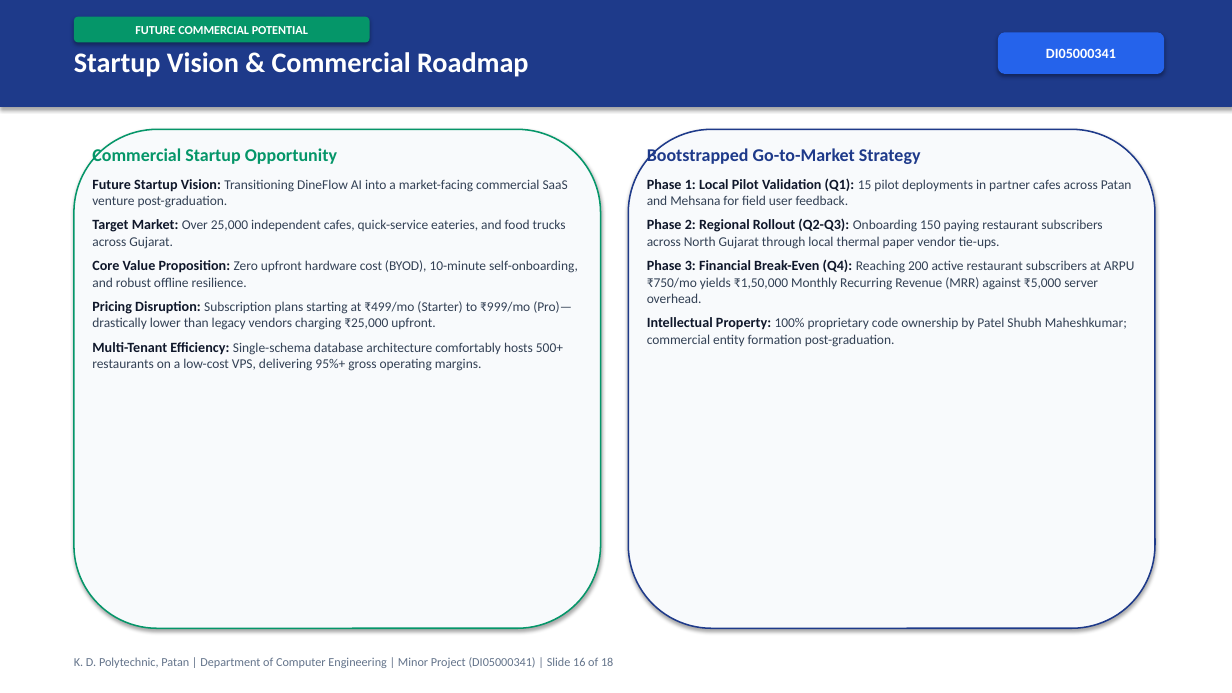
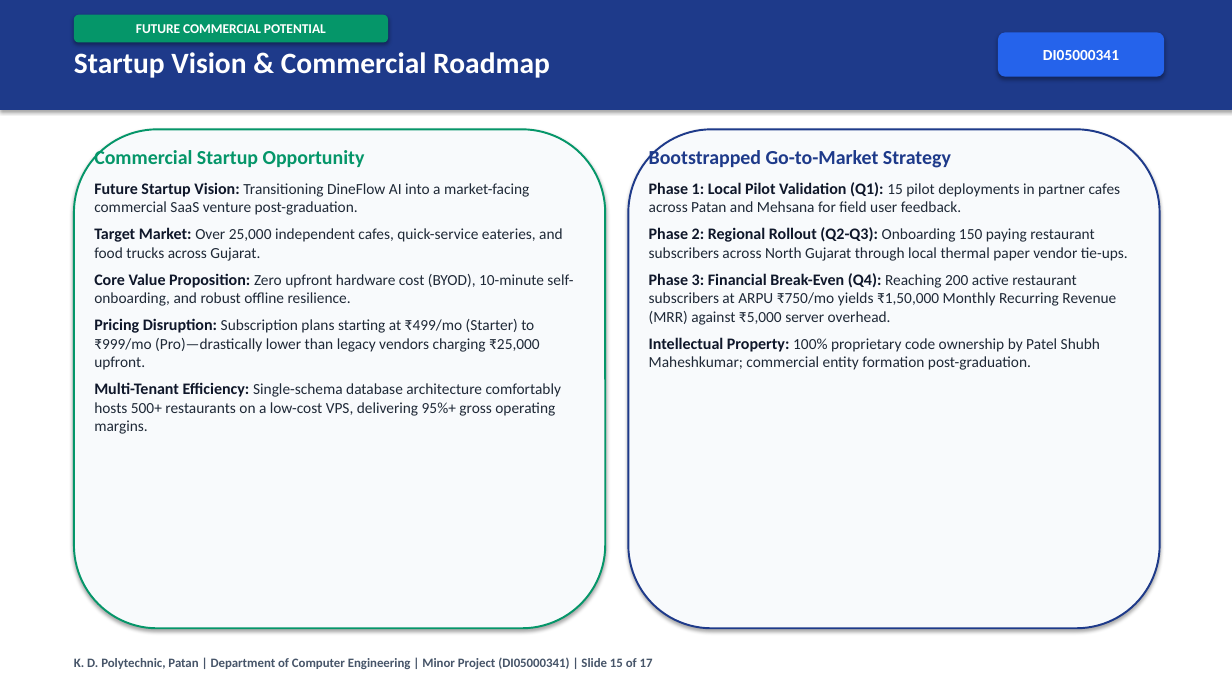
Before and after one commit to Shubh-Patel-07/DineFlow-AI, a slide deck: slide 15 of docs/DineFlow_AI_GTU_Minor_Project_Presentation.pptx (slide 16 before the commit). Drawn at 1232x693 pixels with LibreOffice and Linux fonts; fonts in the diff are those of the drawing. Boxes give left, top, right and bottom in pixels: in the first picture for what was removed or moved away, otherwise in the second. Text is boxed around its words. In the diff, an @@ line names an element or a change of style, - is before the commit and + after.

```diff
--- a/docs/DineFlow_AI_GTU_Minor_Project_Presentation.pptx
+++ b/docs/DineFlow_AI_GTU_Minor_Project_Presentation.pptx
@@ rectangle added at bbox=[0, 0, 1232, 693], fill #FFFFFF @@
@@ rounded rectangle "FUTURE COMMERCIAL POTENTIAL": place and size @@
-rounded rectangle "FUTURE COMMERCIAL POTENTIAL" at bbox=[74, 17, 370, 43]
+rounded rectangle "FUTURE COMMERCIAL POTENTIAL" at bbox=[74, 15, 388, 43]
@@ rounded rectangle "FUTURE COMMERCIAL POTENTIAL" at bbox=[74, 15, 388, 43]: size 9.5 to 10.5 pt @@
@@ text "Startup Vision & Commercial Roadmap" at bbox=[74, 52, 550, 78]: size 22 to 23 pt @@
@@ rounded rectangle "DI05000341" at bbox=[998, 32, 1165, 77]: size 11 to 12 pt @@
@@ rounded rectangle: place and size @@
-rounded rectangle at bbox=[74, 129, 601, 628]
+rounded rectangle at bbox=[74, 129, 605, 628]
@@ rounded rectangle at bbox=[74, 129, 605, 628]: outline #059669 1.2 pt to #059669 1.5 pt @@
@@ text "Commercial Startup Opportunity" at bbox=[94, 147, 573, 434]: size 14 to 15.5 pt in "Commercial Startup Opportunity"; size 11 to 12.5 pt in "Future Startup Vision:", "Target Market:", "Core Value Proposition:", "Pricing Disruption:" and 1 more places; size 10.5 to 12 pt, text colour #334155 to #1F2937 in "Transitioning DineFlow AI into a market-facing commercial ...", "Over 25,000 independent cafes, quick-service eateries, and ...", "Zero upfront hardware cost (BYOD), 10-minute self-onboarding ...", "Subscription plans starting at ₹499/mo (Starter) to ..." and 1 more places @@
@@ rounded rectangle: place and size @@
-rounded rectangle at bbox=[628, 129, 1155, 628]
+rounded rectangle at bbox=[628, 129, 1160, 628]
@@ rounded rectangle at bbox=[628, 129, 1160, 628]: outline #1E3A8A 1.2 pt to #1E3A8A 1.5 pt @@
@@ text "Bootstrapped Go-to-Market Strategy" at bbox=[649, 147, 1128, 370]: size 14 to 15.5 pt in "Bootstrapped Go-to-Market Strategy"; size 11 to 12.5 pt in "Phase 1: Local Pilot Validation (Q1):", "Phase 2: Regional Rollout (Q2-Q3):", "Phase 3: Financial Break-Even (Q4):", "Intellectual Property:"; size 10.5 to 12 pt, text colour #334155 to #1F2937 in "15 pilot deployments in partner cafes across ...", "Onboarding 150 paying restaurant subscribers across North ...", "Reaching 200 active restaurant subscribers at ARPU ...", "100% proprietary code ownership by Patel Shubh ..." @@
@@ text at bbox=[74, 658, 653, 669]: text changed; size 9.5 to 10 pt; text colour #64748B to #475569; bold on @@
-K. D. Polytechnic, Patan | Department of Computer Engineering | Minor Project (DI05000341) | Slide 16 of 18
+K. D. Polytechnic, Patan | Department of Computer Engineering | Minor Project (DI05000341) | Slide 15 of 17
```
Also in this commit, not shown: 16 other slides changed, 1 slide removed, 1 other file.
